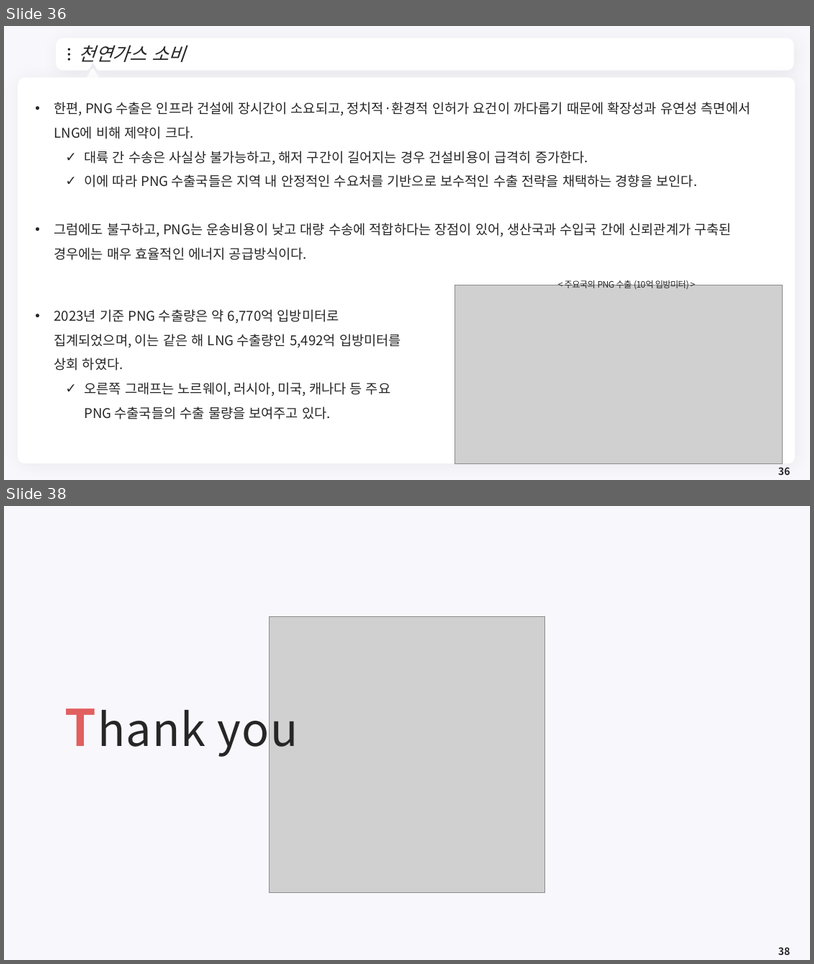
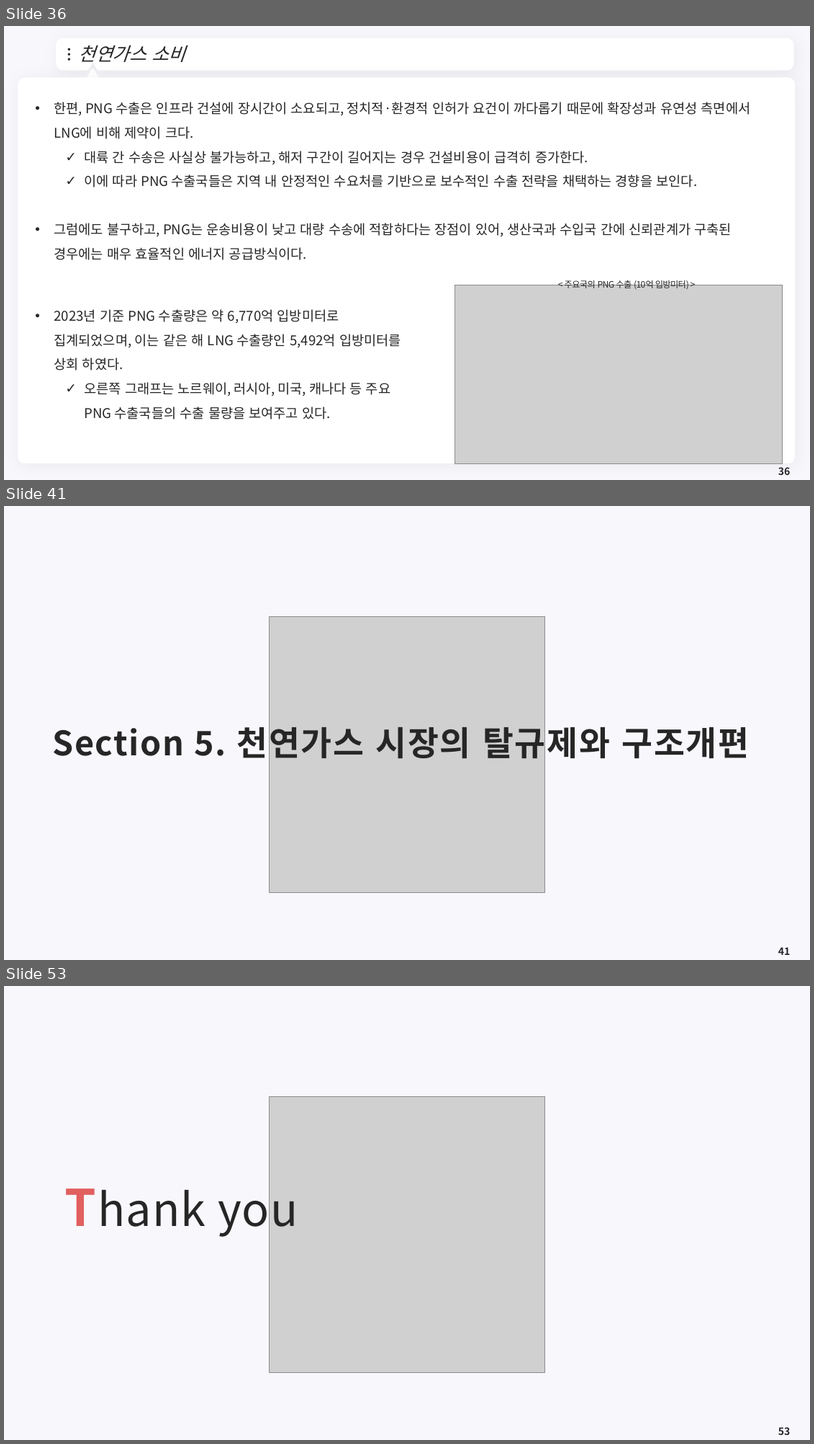
Before and after one commit to meandthey/Teaching, a slide deck: 에너지경제학/자원에너지경제학_Chapter_3 (가스).pptx. Shown one above the other, each under a label of ours: slides 36 and 38 before the commit, slides 36, 41 and 53 after it; the slides between them are not shown. The pictures are 814x964 and 814x1444 pixels, drawn with LibreOffice and Linux fonts; fonts in the diff are those of the drawing; grey boxes stand for pictures; background and template pictures are left out. Boxes give left, top, right and bottom in pixels: in the first picture for what was removed or moved away, otherwise in the second. Text is boxed around its words. In the diff, an @@ line names an element or a change of style, - is before the commit and + after.

```diff
--- a/에너지경제학/자원에너지경제학_Chapter_3 (가스).pptx
+++ b/에너지경제학/자원에너지경제학_Chapter_3 (가스).pptx
@@ slide 41 added at (4,506,810,960), background #F8F7FC @@
@@ picture added at (270,617,545,893) @@
@@ title added at (52,721,749,764), 40 pt, text #262626, bold @@
+Section 5. 천연가스 시장의 탈규제와 구조개편
@@ page number added at (779,947,790,955), 12 pt, text #262626, bold @@
+41
@@ what was slide 38 is now slide 53 @@
@@ page number at (779,1427,790,1435): text changed @@
-38
+53
```
Also in this commit, not shown: 1 slide changed, 14 other slides added, 2 other files.
